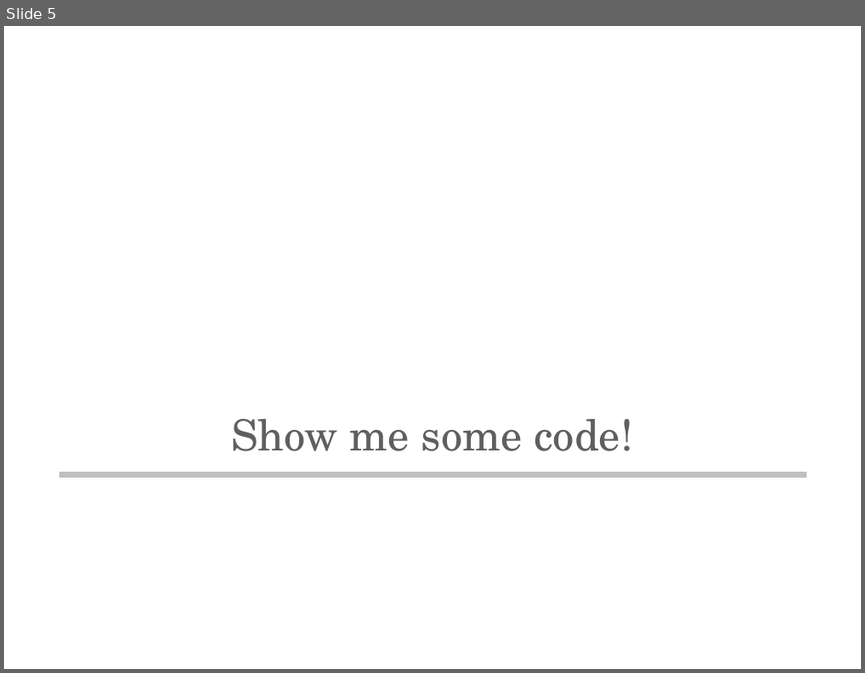
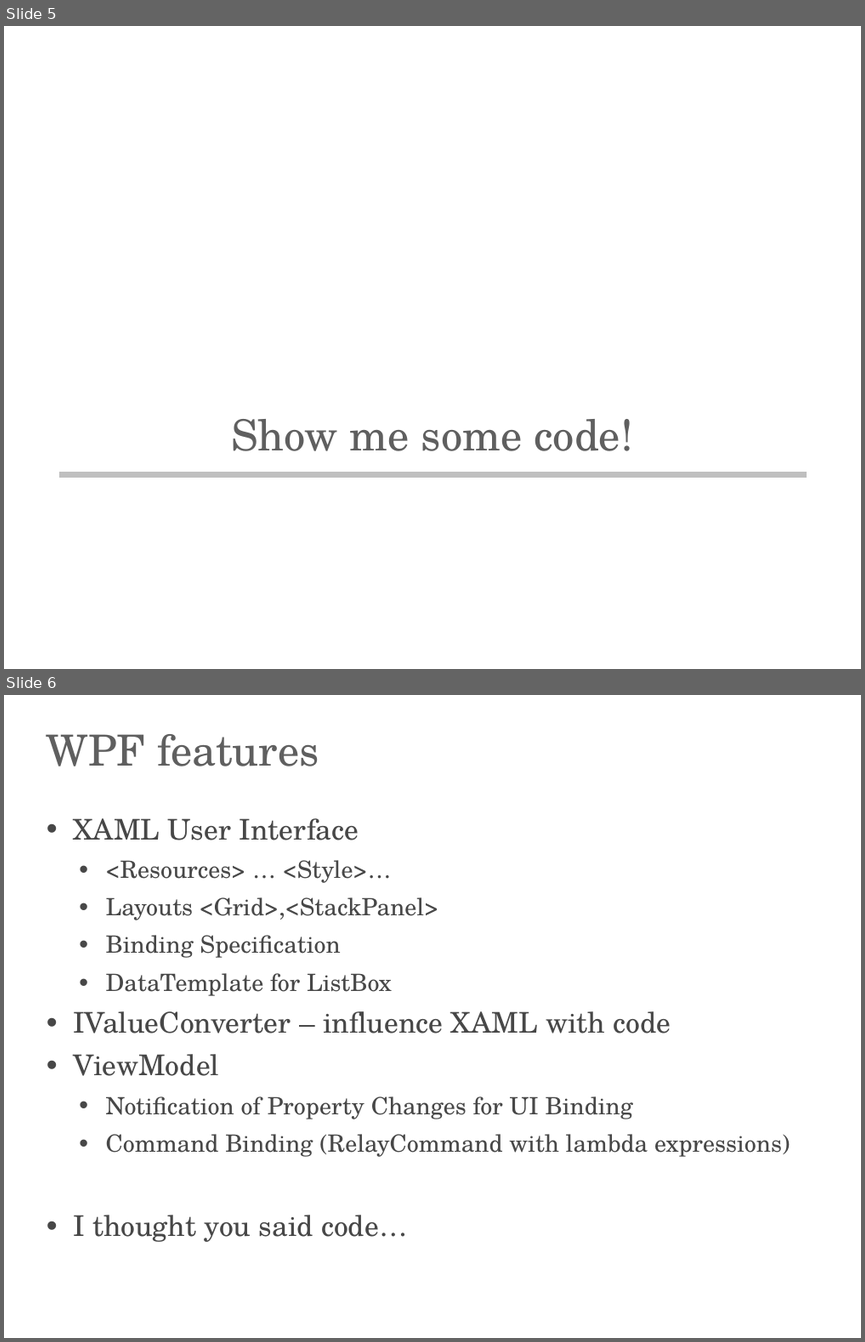
Before and after one commit to kaidon/wpfPresentation, a slide deck: WpfAndMvvm.pptx. Shown one above the other, each under a label of ours: slide 5 before the commit, slides 5 and 6 after it. The pictures are 865x673 and 865x1342 pixels, drawn with LibreOffice and Linux fonts; fonts in the diff are those of the drawing; background and template pictures are left out. Boxes give left, top, right and bottom in pixels: in the first picture for what was removed or moved away, otherwise in the second. Text is boxed around its words. In the diff, an @@ line names an element or a change of style, - is before the commit and + after.

Commit message:
Simplify RelayCommand to have no parameter for demo. Highlight discussed features in the powerpoint.

```diff
--- a/WpfAndMvvm.pptx
+++ b/WpfAndMvvm.pptx
@@ slide 6 added at <box>4,695,861,1338</box>, background picture (left out) @@
@@ title added at <box>46,734,319,766</box>, 36 pt, text #5F5F5F @@
+WPF features
@@ text added at <box>73,818,789,1242</box>, 20 pt, text #474747 @@
+• XAML User Interface
+  • <Resources> … <Style>…
+  • Layouts <Grid>,<StackPanel>
+  • Binding Specification
+  • DataTemplate for ListBox
+• IValueConverter – influence XAML with code
+• ViewModel
+  • Notification of Property Changes for UI Binding
+  • Command Binding (RelayCommand with lambda expressions)
+• I thought you said code…
```
Also in this commit, not shown: 1 slide changed, 4 other files.
